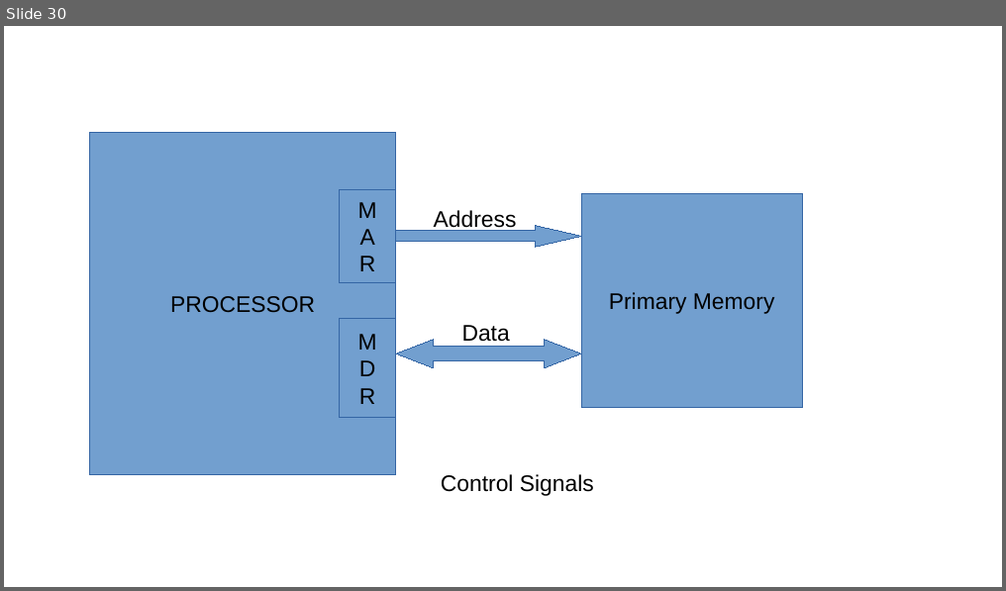
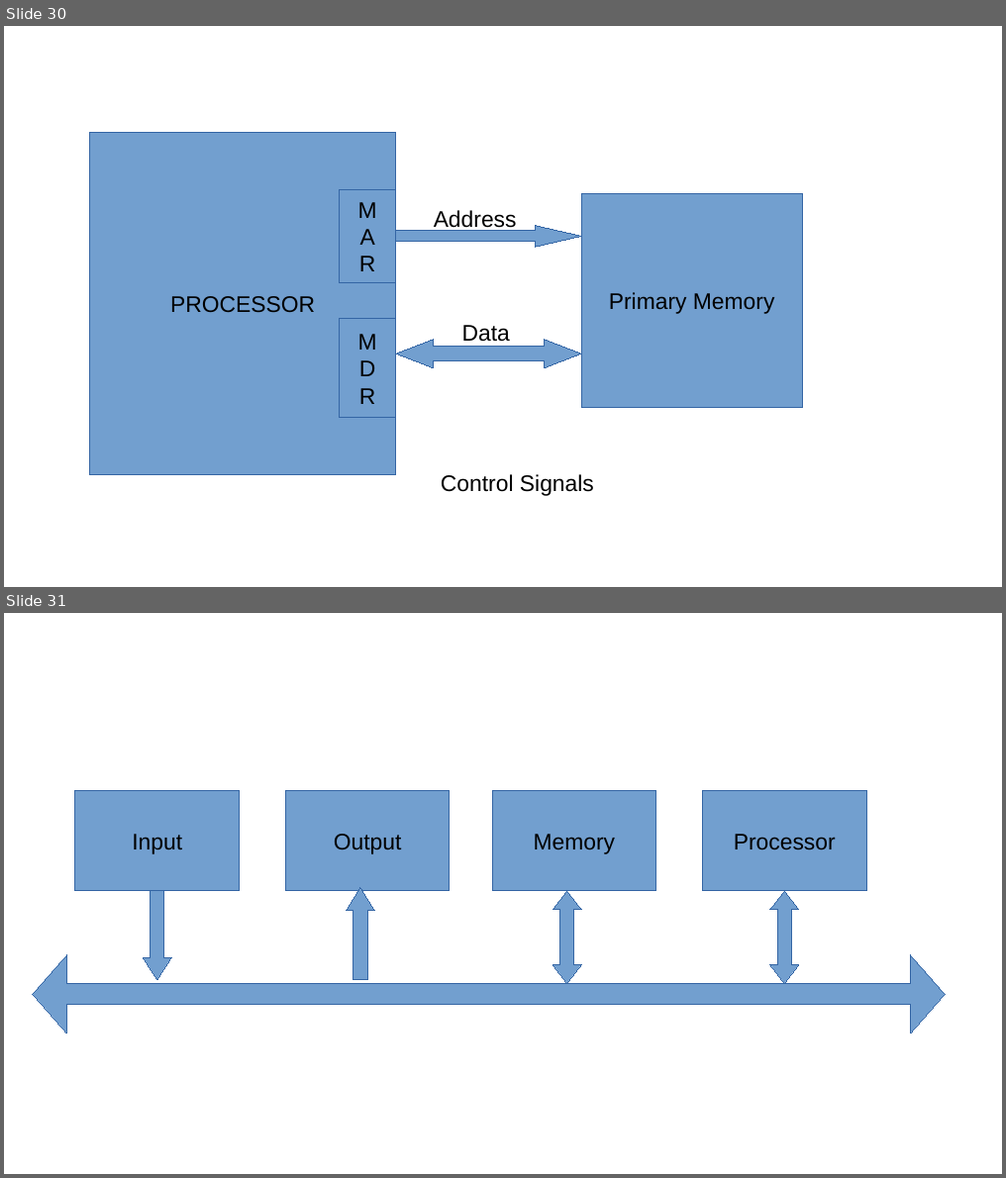
Before and after one commit to rajkumarananthu/workspace, a slide deck: GATE/images/gate_images.pptx. Shown one above the other, each under a label of ours: slide 30 before the commit, slides 30 and 31 after it. The pictures are 1006x591 and 1006x1178 pixels, drawn with LibreOffice and Linux fonts; fonts in the diff are those of the drawing. Boxes give left, top, right and bottom in pixels: in the first picture for what was removed or moved away, otherwise in the second. Text is boxed around its words. In the diff, an @@ line names an element or a change of style, - is before the commit and + after.

```diff
--- a/GATE/images/gate_images.pptx
+++ b/GATE/images/gate_images.pptx
@@ slide 31 added at (4, 613, 1002, 1174), background #FFFFFF @@
@@ rectangle added at (75, 791, 240, 891), fill #729FCF, outline #3465A4 0.75 pt, 18 pt, text #000000 @@
+Input
@@ rectangle added at (285, 791, 450, 891), fill #729FCF, outline #3465A4 0.75 pt, 18 pt, text #000000 @@
+Output
@@ rectangle added at (492, 791, 656, 891), fill #729FCF, outline #3465A4 0.75 pt, 18 pt, text #000000 @@
+Memory
@@ rectangle added at (703, 791, 867, 891), fill #729FCF, outline #3465A4 0.75 pt, 18 pt, text #000000 @@
+Processor
@@ freeform shape added at (144, 891, 171, 979), fill #729FCF, outline #3465A4 0.75 pt @@
@@ freeform shape added at (347, 887, 374, 979), fill #729FCF, outline #3465A4 0.75 pt @@
@@ freeform shape added at (552, 891, 581, 983), fill #729FCF, outline #3465A4 0.75 pt @@
@@ freeform shape added at (770, 891, 798, 983), fill #729FCF, outline #3465A4 0.75 pt @@
@@ freeform shape added at (32, 956, 944, 1034), fill #729FCF, outline #3465A4 0.75 pt @@
```
Also in this commit, not shown: 1 slide changed, 2 other slides added, 3 other files.
